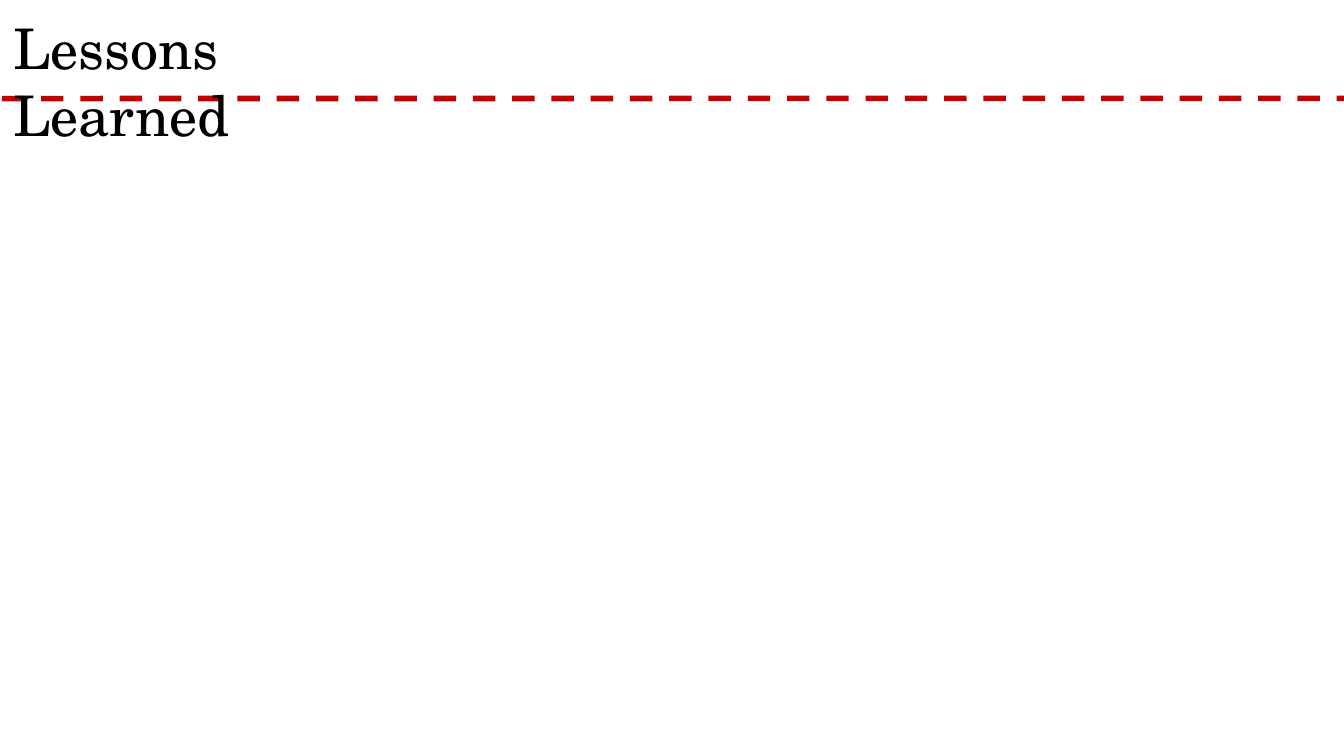
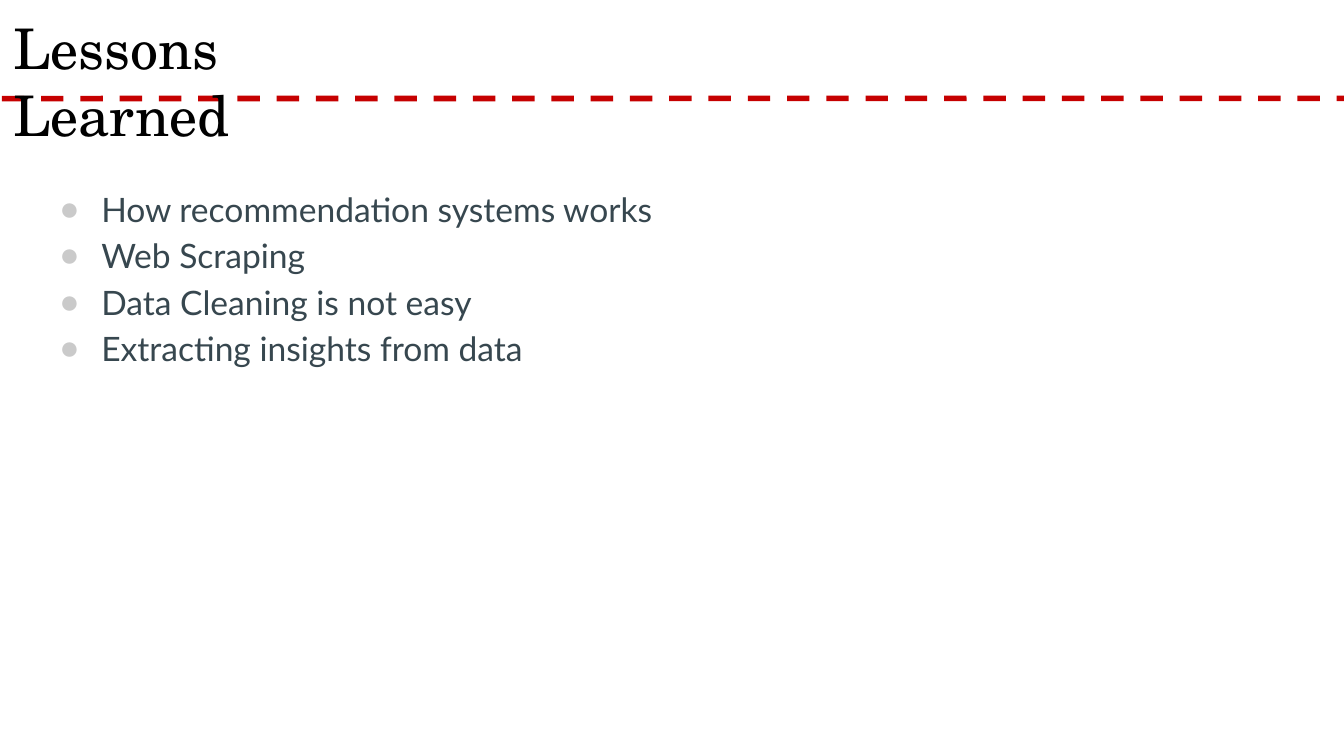
Before and after one commit to rnair7163/Restaurant-Recommendation-System-using-Yelp-Dataset, a slide deck: slide 22 of PPT/Yelp Presentation.pptx (slide 21 before the commit). Drawn at 1344x756 pixels with LibreOffice and Linux fonts; fonts in the diff are those of the drawing; background and template pictures are left out. Boxes give left, top, right and bottom in pixels: in the first picture for what was removed or moved away, otherwise in the second. Text is boxed around its words. In the diff, an @@ line names an element or a change of style, - is before the commit and + after.

Commit message:
Added future plans and lessons learnt

```diff
--- a/PPT/Yelp Presentation.pptx
+++ b/PPT/Yelp Presentation.pptx
@@ text added at [101, 197, 652, 367], 18 pt, text #37474F @@
+● How recommendation systems works
+● Web Scraping
+● Data Cleaning is not easy
+● Extracting insights from data
```
Also in this commit, not shown: 2 slides added, 1 slide removed.
